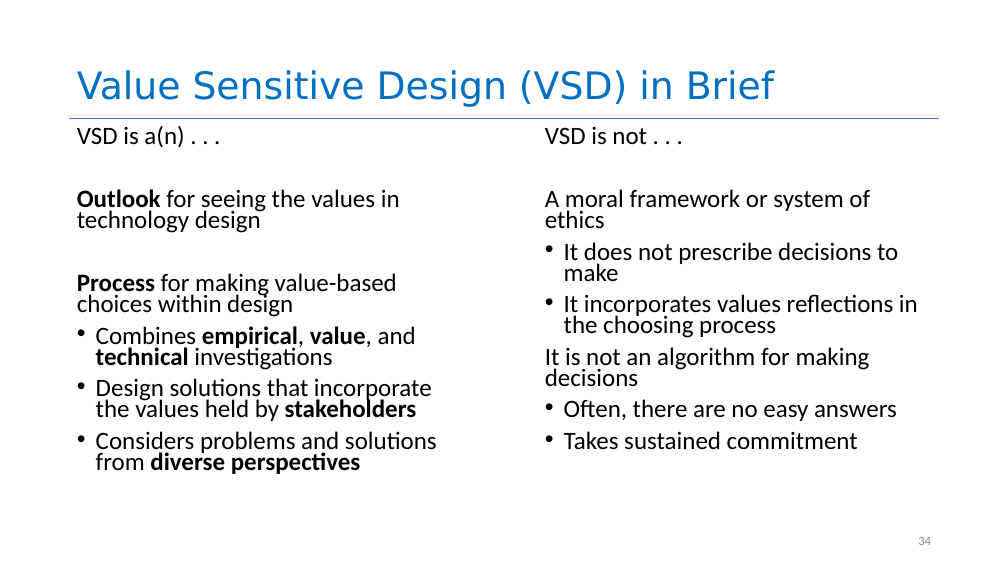
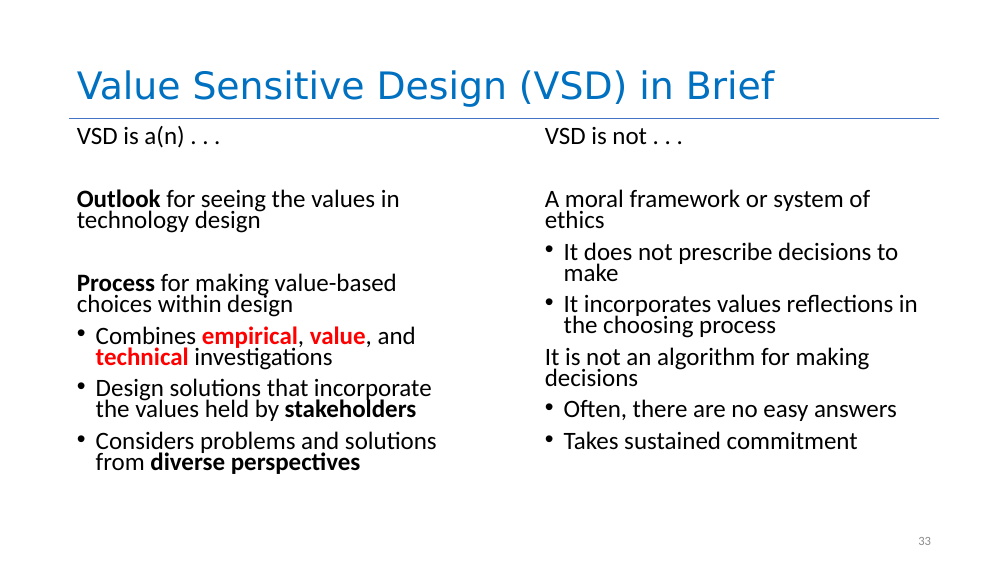
Before and after one commit to yashburshe/CS4530-Fall-2025, a slide deck: slide 33 of Slides/Module 01.2 Requirements Gathering.pptx (slide 34 before the commit). Drawn at 1008x567 pixels with LibreOffice and Linux fonts; fonts in the diff are those of the drawing. Boxes give left, top, right and bottom in pixels: in the first picture for what was removed or moved away, otherwise in the second. Text is boxed around its words. In the diff, an @@ line names an element or a change of style, - is before the commit and + after.

```diff
--- a/Slides/Module 01.2 Requirements Gathering.pptx
+++ b/Slides/Module 01.2 Requirements Gathering.pptx
@@ text at bbox=[96, 326, 416, 370]: text colour #000000 to #FF0000 in "empirical, value, technical" @@
@@ page number at bbox=[918, 537, 931, 545]: text changed @@
-34
+33
```
Also in this commit, not shown: 9 other slides changed, 3 slides added, 1 slide removed, 2 other files.
